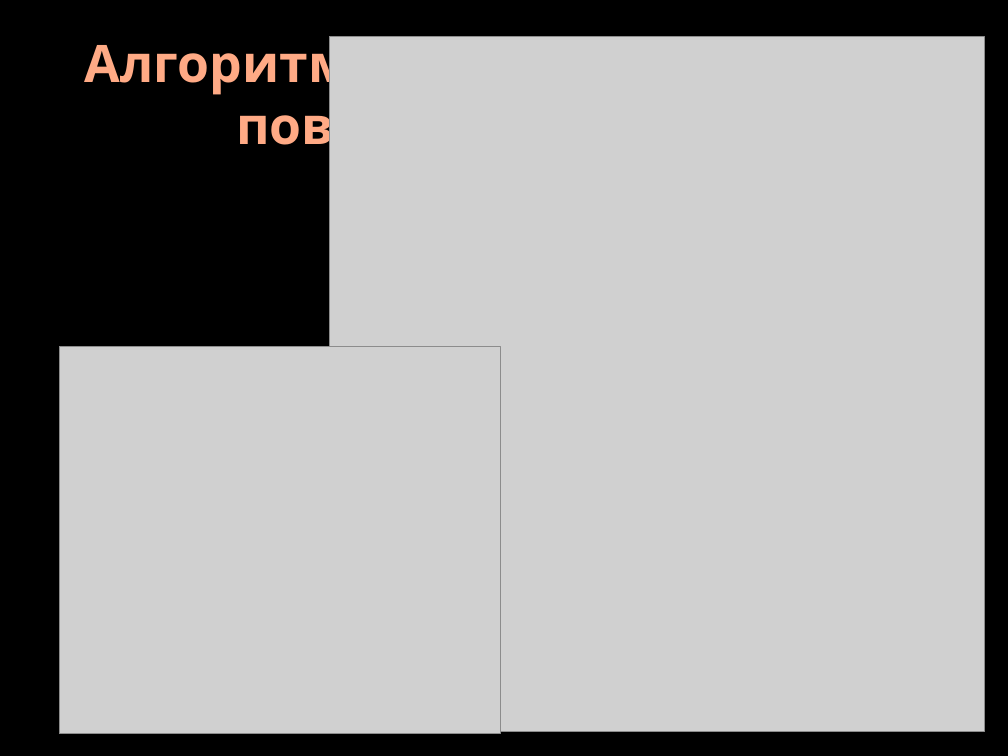
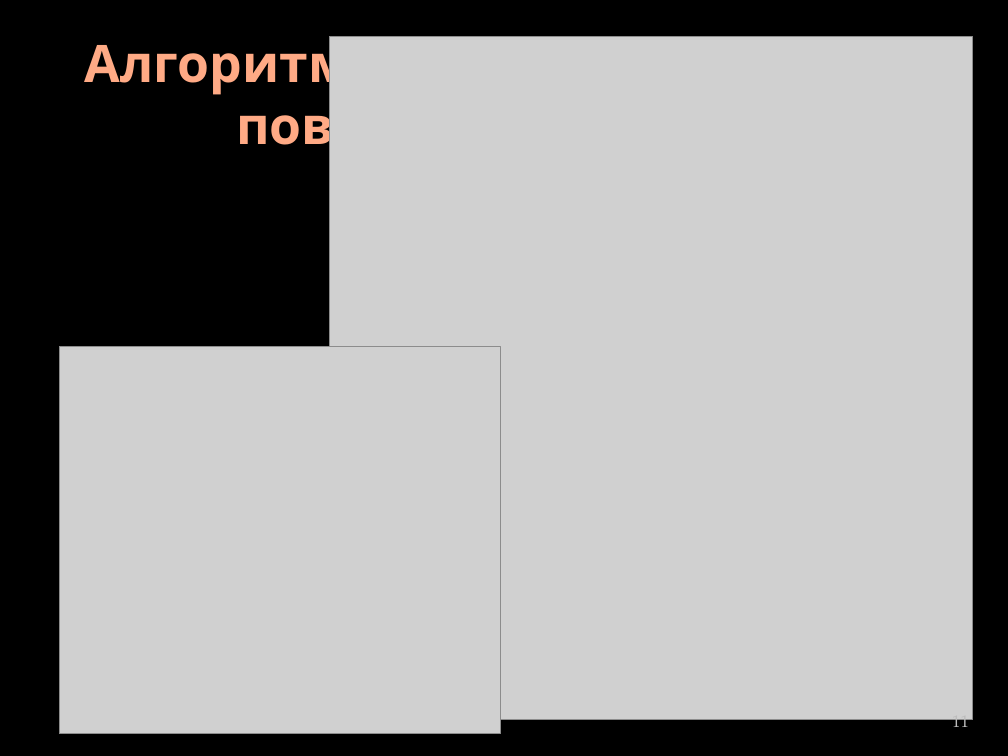
Before and after one commit to DoctorScrept/Temp, a slide deck: slide 11 of Report/DiplomReport.pptx. Drawn at 1008x756 pixels with LibreOffice and Linux fonts; fonts in the diff are those of the drawing; grey boxes stand for pictures; background and template pictures are left out. Boxes give left, top, right and bottom in pixels: in the first picture for what was removed or moved away, otherwise in the second. Text is boxed around its words. In the diff, an @@ line names an element or a change of style, - is before the commit and + after.

```diff
--- a/Report/DiplomReport.pptx
+++ b/Report/DiplomReport.pptx
@@ picture: place and size @@
-picture at bbox=[330, 36, 985, 732]
+picture at bbox=[330, 36, 973, 719]
@@ page number added at bbox=[952, 709, 969, 734], 12 pt, text #BDBDBD @@
+11
```
Also in this commit, not shown: 12 other slides changed, 8 slides removed, 5 other files.
